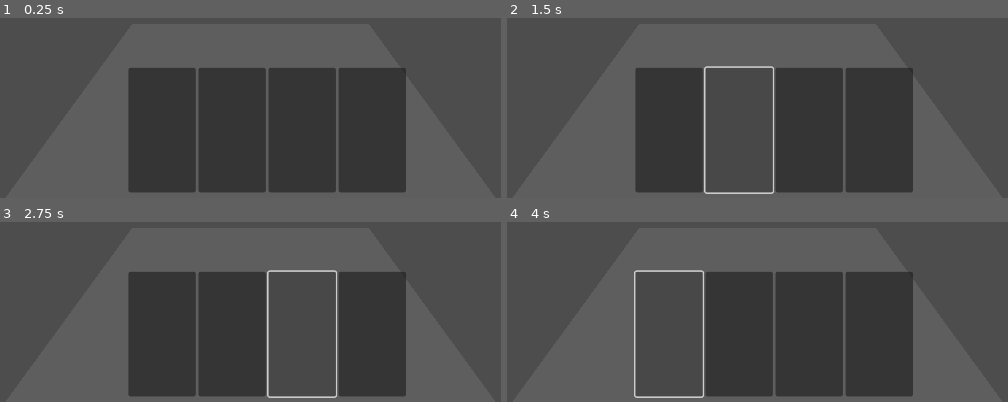
Above: before the commit, frames 1-4 (two rows, left to right).
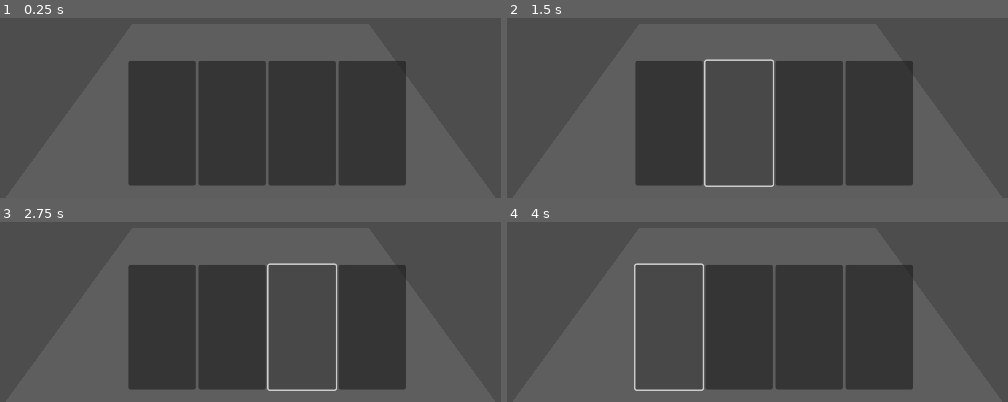
Above: after the commit, the same moments.

Repository: ValorZard/Priyanka-outdated
Game: Godot game, scene res://test_scene.tscn
Same seed, same stepped clock (60 frames per second), same inputs: the game is played once before the commit and once after it.
Inputs (mouse positions are in pixels of both pictures, inside the frame that each line leads up to; where the layout moved, square brackets give the same spot in the first picture):
- Up to frame 1 (0.25 s): no input
- Up to frame 2 (1.5 s): click (667, 122) [667, 129] at 0.5 s; click (737, 122) [737, 129] at 1.25 s
- Up to frame 3 (2.75 s): click (300, 326) [300, 333] at 2 s
- Up to frame 4 (4 s): click (877, 326) [877, 333] at 2.75 s; click (667, 326) [667, 333] at 3.5 s

The runs differ from the first frame. In frame 1, 3.9% of the frame differs, in the area x 25-82%, y 23-97%; in frame 2, 3.6%; in frame 3, 3.6%; in frame 4, 3.6%.

Commit message:
reshuffling stuff

Diff:
--- a/Card.tscn
+++ /dev/null
@@ -1,7 +0,0 @@
-[gd_scene load_steps=2 format=3 uid="uid://dbkicy0r886le"]
-
-[ext_resource type="Script" path="res://Card.gd" id="1_32uv2"]
-
-[node name="Card" type="Button"]
-size_flags_horizontal = 3
-script = ExtResource("1_32uv2")
--- /dev/null
+++ b/UI/Card.tscn
@@ -0,0 +1,7 @@
+[gd_scene load_steps=2 format=3 uid="uid://dj1nmmgfqjrx2"]
+
+[ext_resource type="Script" path="res://UI/Card.gd" id="1_2vklg"]
+
+[node name="Card" type="Button"]
+size_flags_horizontal = 3
+script = ExtResource("1_2vklg")
--- /dev/null
+++ b/UI/CardUI.tscn
@@ -0,0 +1,30 @@
+[gd_scene load_steps=3 format=3 uid="uid://vokfoas7a3nt"]
+
+[ext_resource type="Script" path="res://UI/CardHand.gd" id="1_7fhvl"]
+[ext_resource type="PackedScene" uid="uid://dj1nmmgfqjrx2" path="res://UI/Card.tscn" id="2_yyfhi"]
+
+[node name="CardUI" type="Control"]
+layout_mode = 3
+anchors_preset = 0
+offset_left = 400.0
+offset_right = 400.0
+offset_bottom = 180.0
+
+[node name="CardHand" type="HBoxContainer" parent="."]
+layout_mode = 0
+offset_top = 450.0
+offset_right = 400.0
+offset_bottom = 630.0
+script = ExtResource("1_7fhvl")
+
+[node name="Card" parent="CardHand" instance=ExtResource("2_yyfhi")]
+layout_mode = 2
+
+[node name="Card2" parent="CardHand" instance=ExtResource("2_yyfhi")]
+layout_mode = 2
+
+[node name="Card3" parent="CardHand" instance=ExtResource("2_yyfhi")]
+layout_mode = 2
+
+[node name="Card4" parent="CardHand" instance=ExtResource("2_yyfhi")]
+layout_mode = 2
--- a/test_scene.tscn
+++ b/test_scene.tscn
@@ -1,38 +1,13 @@
-[gd_scene load_steps=3 format=3 uid="uid://cj4efiv7nkd7w"]
+[gd_scene load_steps=2 format=3 uid="uid://dbifk2llboa15"]
 
-[ext_resource type="Script" path="res://CardHand.gd" id="1_nsjva"]
-[ext_resource type="PackedScene" uid="uid://dbkicy0r886le" path="res://Card.tscn" id="2_kng04"]
+[ext_resource type="PackedScene" uid="uid://vokfoas7a3nt" path="res://UI/CardUI.tscn" id="1_olo4y"]
 
 [node name="Node3D" type="Node3D"]
 
 [node name="CSGBox3D" type="CSGBox3D" parent="."]
 size = Vector3(100, 0.1, 100)
 
-[node name="Control" type="Control" parent="."]
-layout_mode = 3
-anchors_preset = 0
-offset_right = 40.0
-offset_bottom = 40.0
-
-[node name="CardHand" type="HBoxContainer" parent="Control"]
-layout_mode = 0
-offset_left = 400.0
-offset_top = 460.0
-offset_right = 800.0
-offset_bottom = 640.0
-script = ExtResource("1_nsjva")
-
-[node name="Card" parent="Control/CardHand" instance=ExtResource("2_kng04")]
-layout_mode = 2
-
-[node name="Card2" parent="Control/CardHand" instance=ExtResource("2_kng04")]
-layout_mode = 2
-
-[node name="Card3" parent="Control/CardHand" instance=ExtResource("2_kng04")]
-layout_mode = 2
-
-[node name="Card4" parent="Control/CardHand" instance=ExtResource("2_kng04")]
-layout_mode = 2
+[node name="CardUI" parent="." instance=ExtResource("1_olo4y")]
 
 [node name="Camera3D" type="Camera3D" parent="."]
 transform = Transform3D(1, 0, 0, 0, 0.934447, 0.356102, 0, -0.356102, 0.934447, 0, 64.0547, 57.6936)
Renamed: Card.gd -> UI/Card.gd
Renamed: CardHand.gd -> UI/CardHand.gd
